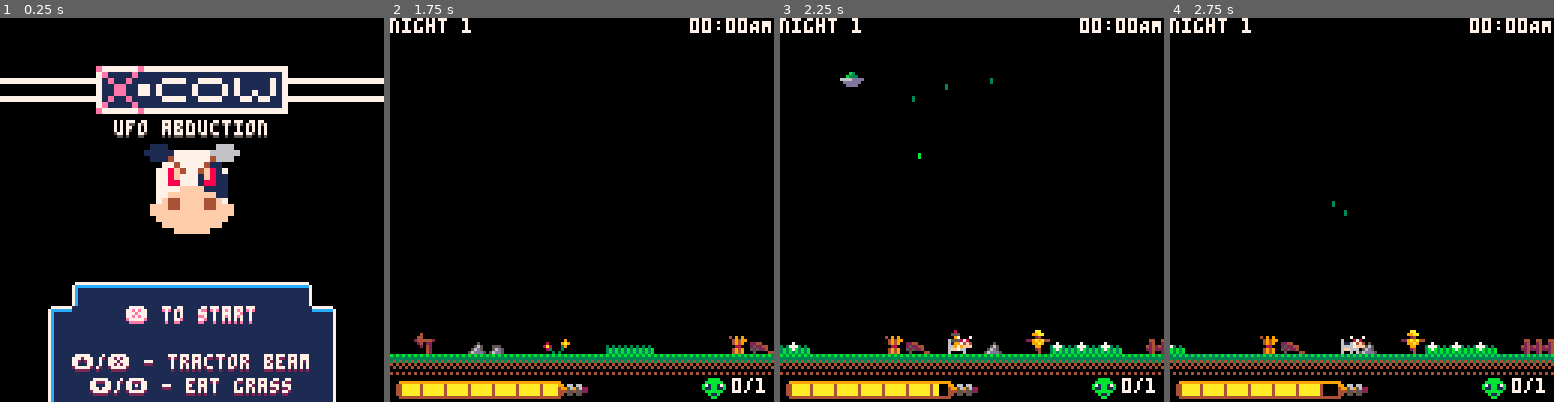
Above: before the commit, frames 1-4 (left to right).
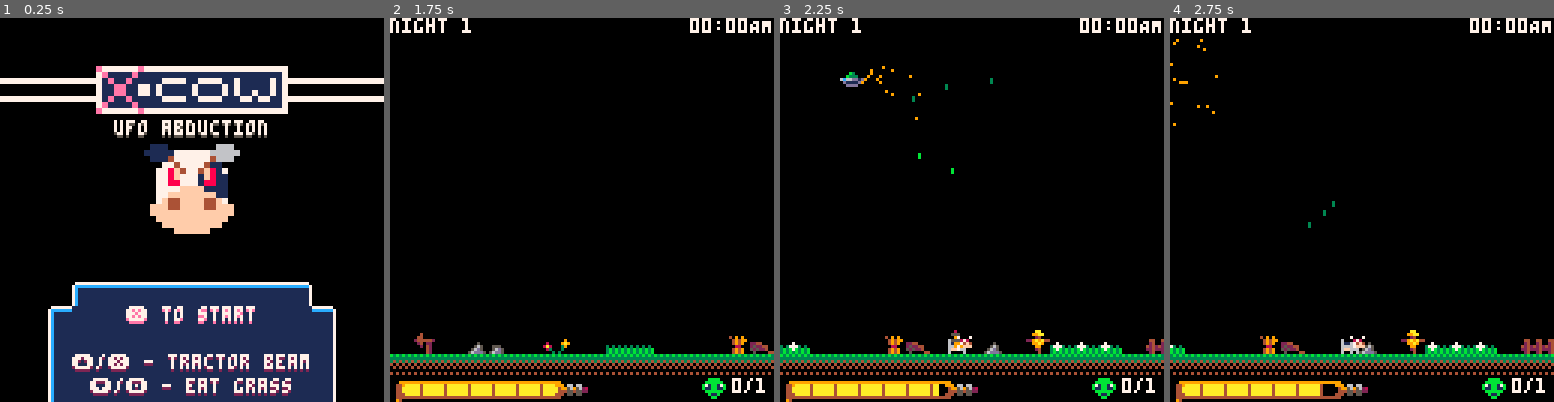
Above: after the commit, the same moments.

Repository: HarryCroke/GMTK-Jam-2023
Game: PICO-8 cartridge untitled.p8
Same seed, same stepped clock (60 frames per second), same inputs: the game is played once before the commit and once after it.
Inputs:
- Up to frame 1 (0.25 s): no input
- Up to frame 2 (1.75 s): tap X (X key) at 0.33, 1.07 s; tap O (Z key) at 0.7, 1.7 s; hold Right from 1.6 s (still down)
- Up to frame 3 (2.25 s): tap X (X key) at 1.85 s; release Right at 2.1 s; tap O (Z key) at 2.1 s; hold Up from 2.15 s (still down)
- Up to frame 4 (2.75 s): release Up at 2.42 s; hold Right from 2.47 s (still down); tap O (Z key) at 2.5 s

Frame 1 is identical in both runs. In frame 2, less than 0.1% of the frame differs, in the area x 1-44%, y 95-100%; in frame 3, 0.2%, in the area x 1-46%, y 12-100%; in frame 4, 0.2%.

Commit message:
basic ufo particles

Diff:
--- a/untitled.p8
+++ b/untitled.p8
@@ -61,7 +61,7 @@
         anim_max = 4,
         anim_tick = 0,
         friction = 0.05,
-        suck_power = 1.15,
+        suck_power = 1.2,
         cam_x = 0,
         score = 0,
         gas = 104,
@@ -288,13 +288,28 @@
             ufo.x = -8
         end
 
+        dy = rnd(2)-1
+        dx = 0.5 + rnd(1)
+
+        if(ufo.dir > 0) then
+            -- px, py, pcolour, psize, plifespan, plifernd, pdx, pdy, gravity, pkilly
+            create_partcile(ufo.x-1, ufo.y+5, 9, 1, 30, 10, dx, dy, true, 108, 1, "ufo")
+        else
+            create_partcile(ufo.x+9, ufo.y+5, 9, 1, 30, 10, -dx, dy, true, 108, 1, "ufo")
+        end
+
 
     end
 end
 
 function draw_ufos()
     for ufo in all(ufos) do
-        spr(ufo.spr, ufo.x, ufo.y)
+        if(ufo.dir > 0) then
+            spr(ufo.spr, ufo.x, ufo.y, 1, 1, true)
+        else
+            spr(ufo.spr, ufo.x, ufo.y, 1, 1, false)
+        end
+
     end
 end
 
@@ -305,12 +320,15 @@
             if(night.count == 1) then
                 spawn_ufo(128, 16, -1, -2, 16)
                 night.ufo_prev_dir = -1
+                sfx(19)
             elseif(night.ufo_prev_dir == 1)then
                 spawn_ufo(map_end, 16, -1, -2, 16)
                 night.ufo_prev_dir = -1
+                sfx(19)
             else
                 spawn_ufo(0, 16, 1, 2, 16)
                 night.ufo_prev_dir = 1
+                sfx(19)
             end
             night.ufo_count -=1
         end
@@ -325,6 +343,9 @@
         night.hour+=1
         night.tick=0
         ufo_wave()
+        if(night.hour==7) then
+            sfx(18)
+        end
 
     end
     if(night.hour > 7) then
@@ -414,7 +435,7 @@
         -- collision with player
         x_1 = patch.x*8
         x_2 = (patch.x+patch.w+1)*8
-        if (player.x>x_1-4) and (player.x+8<x_2+4) then
+        if (player.x>x_1-2) and (player.x+8<x_2+2) then
             player.touch_grass = true
             patch.player_touch = true
             if(patch.edible == true)then
@@ -536,7 +557,7 @@
 
 function update_transition()
     trans_tick += 1
-    if(trans_tick > 30) and btnp(4) or (trans_tick > 30) and btnp(5) then
+    if(trans_tick > 30) and btnp(4) then
         scene=("game")
         new_night()
     end
@@ -555,9 +576,9 @@
         print(player.score .. "/" .. night.goal .. " ufos abducted", hcenter(player.score .. "/" .. night.goal .. " ufos abducted"), 24, 7)
     end
 
-    print("-night " .. night.count+1 .. " breif-", hcenter("-night " .. night.count+1 .. " breif-"), 40, 7)
+    print("-night " .. night.count+1 .. " brief-", hcenter("-night " .. night.count+1 .. " brief-"), 40, 7)
     print("abduct " .. night.goal+1 .. " ufos before 8AM", hcenter("abduct " .. night.goal+1 .. " ufos before 8AM"), 48, 7)
-    print("❎ to continue", hcenter("❎ to continue"), 80, 7)
+    print("🅾️ to continue", hcenter("🅾️ to continue"), 80, 7)
 
     if(strikes == 0) then
         print("you cannot fail again!", hcenter("you cannot fail again!"), 56, 8)
@@ -574,7 +595,7 @@
 
 function update_tutorial()
     trans_tick += 1
-    if(trans_tick > 30) and btnp(4) or (trans_tick > 30) and btnp(5) then
+    if(trans_tick > 30) and btnp(4) then
         scene=("game")
         init_game()
         sfx(-1)
@@ -599,7 +620,7 @@
 
     --print("-night " .. night.count+1 .. " breif-", hcenter("-night " .. night.count+1 .. " breif-"), 40, 7)
     --print("abduct " .. night.goal+1 .. " ufos before 8AM", hcenter("abduct " .. night.goal+1 .. " ufos before 8AM"), 48, 7)
-    print("❎ to continue", hcenter("❎❎ to continue"), 104, 7)
+    print("🅾️ to continue", hcenter("🅾️🅾️ to continue"), 104, 7)
 
 
 end
@@ -940,18 +961,18 @@
 0000000000000000000000000000000000000000000000000000000000000000000000000000068282600000007766000c9cc682000000000000000000000000
 000b300000000000000000000000000000000000000000000000000000000000000000000000628282860000076666600c999cc2000000000409090000000000
 00b33300000000000000000000000000000000000000000000000000000000000000000000068282828260007666666600c9a9c2000000000049499000900000
-6666dddd00000000000000000000000000000000000000000000000000000000000000000006826666826000666666660c9aa9c6224400000049490009a90000
-0dddddd000000000000000000000000000000000000000000000000000000000000000000062861111628600628282860c9a9611252244000008800003900000
+6c66dd1d00000000000000000000000000000000000000000000000000000000000000000006826666826000666666660c9aa9c6224400000049490009a90000
+0d1111d000000000000000000000000000000000000000000000000000000000000000000062861111628600628282860c9a9611252244000008800003900000
 00dddd00000000000000000000000000000000000000000000000000000000000000000000628611116286006282828600698611525224000049490003000000
 00000000000000000000000000000000000000000000000000000000000000000000000006828266668282606666666606828266050000440049490030000000
 b3b3b3b300000000000000000000000000000000000000000000000000bbbb00000000000682828282828260628282860000000c000aa0000000000000000000
 333333330040000000000400000000000999999999999999999999900bbbbbb00000000066666666666666666282828600776cc00099aa000000000000000000
-34343434044000000000044000000000440000004000000040000099b71bb17b000000000282828282828280666666660766c99c000240000000000000000000
+34343434044000000000044000000000449000004000000040000999b71bb17b000000000282828282828280666666660766c99c000240000000000000000000
 40404040244444200244444200000000440000004000000040000049b11bb11b04400440028282828282828062828286766c9a9c229a9a440000000000000000
 040404040240220000220420000000004400000040000000400000440bbbbbb002400240028666666666628062828286666c9a9c0099a9000000000000000500
-00000000002042000024020030c0303044000000400000004000004400b11b00424242420286424664246280666666666282c9c6000990000055500000005650
-4040404000004200002400003bcb3b3b044444444444444444444440000bb0002242224202862426624262806282828662828286000240000056d50000056d50
-0000000000004200002400003bcb3b3b00000000000000000000000000000000024002400286424664246280628282866666666600004000056dd5000056ddd5
+00000000002042000024020030c0303044400000400000004000044400b11b00424242420286424664246280666666666282c9c6000990000055500000005650
+4040404000004200002400003bcb3b3b444444444444444444444440000bb0002242224202862426624262806282828662828286000240000056d50000056d50
+0000000000004200002400003bcb3b3b94000000000000000000000000000000024002400286424664246280628282866666666600004000056dd5000056ddd5
 00000000000000000000000000000000000000000000000000000000000000000000000000000000000000000000000000000000000000000000000000000000
 00000000000000000000000000000000000000000000000000000000000000000000000000000000000000000000000000000000000000000000000000000000
 06606600000000000000000000000000000000000000000000000000000000000000000000000000000000000000000000000000000000000000000000000000
Not shown, changed: the sound effects (__sfx__) section of untitled.p8
